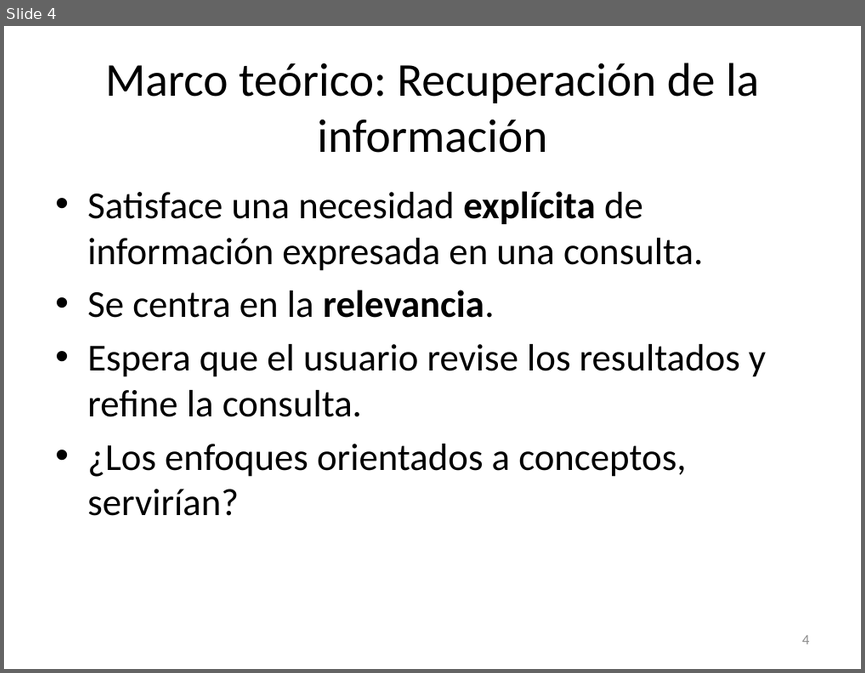
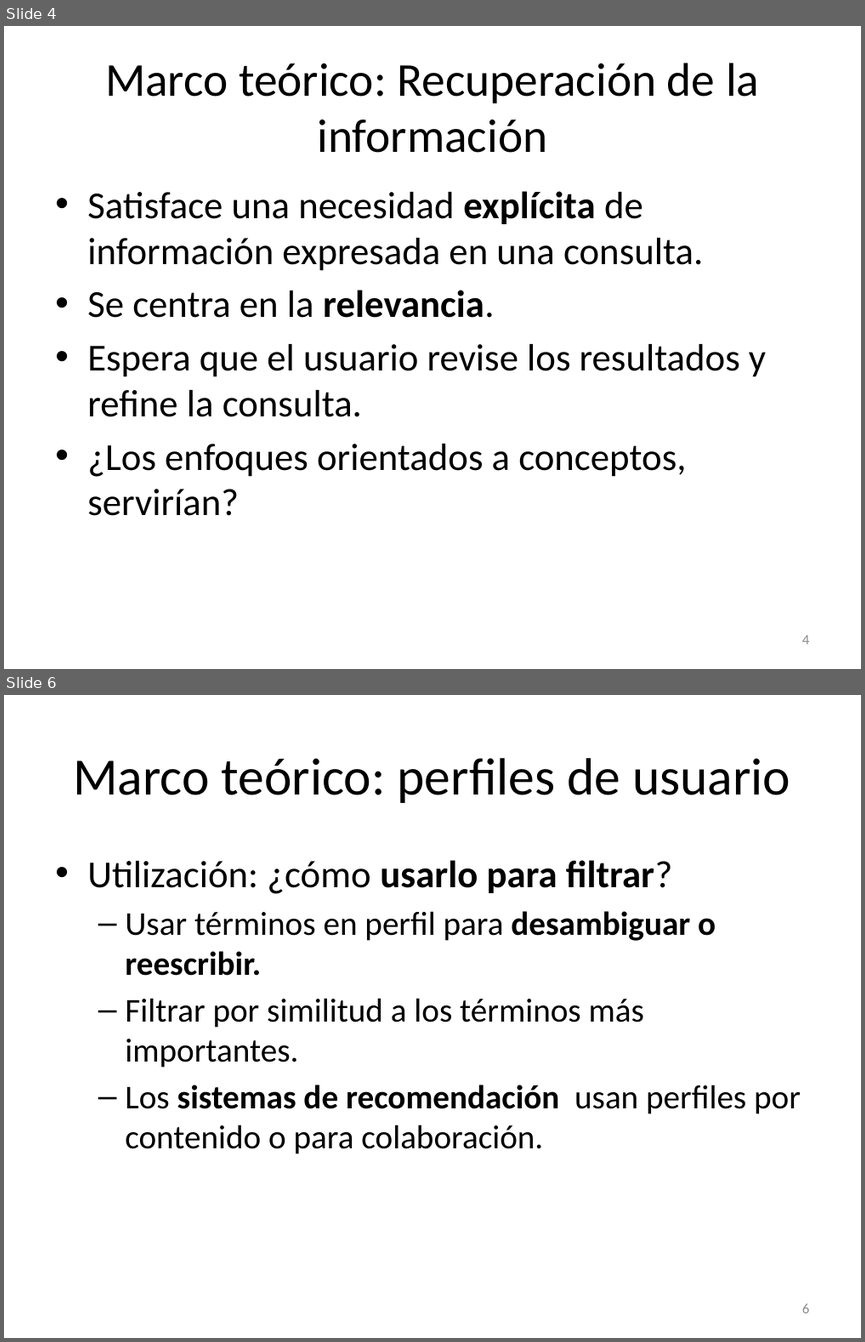
Before and after one commit to lfborjas/Lebrixen, a slide deck: Expo.pptx. Shown one above the other, each under a label of ours: slide 4 before the commit, slides 4 and 6 after it; the slides between them are not shown. The pictures are 865x673 and 865x1342 pixels, drawn with LibreOffice and Linux fonts; fonts in the diff are those of the drawing. Boxes give left, top, right and bottom in pixels: in the first picture for what was removed or moved away, otherwise in the second. Text is boxed around its words. In the diff, an @@ line names an element or a change of style, - is before the commit and + after.

```diff
--- a/Expo.pptx
+++ b/Expo.pptx
@@ slide 6 added at bbox=[4, 695, 861, 1338], background #FFFFFF @@
@@ title added at bbox=[73, 758, 790, 803], 44 pt, text #000000 @@
+Marco teórico: perfiles de usuario
@@ text added at bbox=[87, 860, 800, 1154], 28 pt, text #000000 @@
+• Utilización: ¿cómo usarlo para filtrar?
+  – Usar términos en perfil para desambiguar o reescribir.
+  – Filtrar por similitud a los términos más importantes.
+  – Los sistemas de recomendación usan perfiles por contenido o para colaboración.
@@ page number added at bbox=[802, 1304, 809, 1313], 12 pt, text #8C8C8C @@
+6
```
Also in this commit, not shown: 7 slides changed, 3 other slides added, 1 slide removed, 1 other file.
